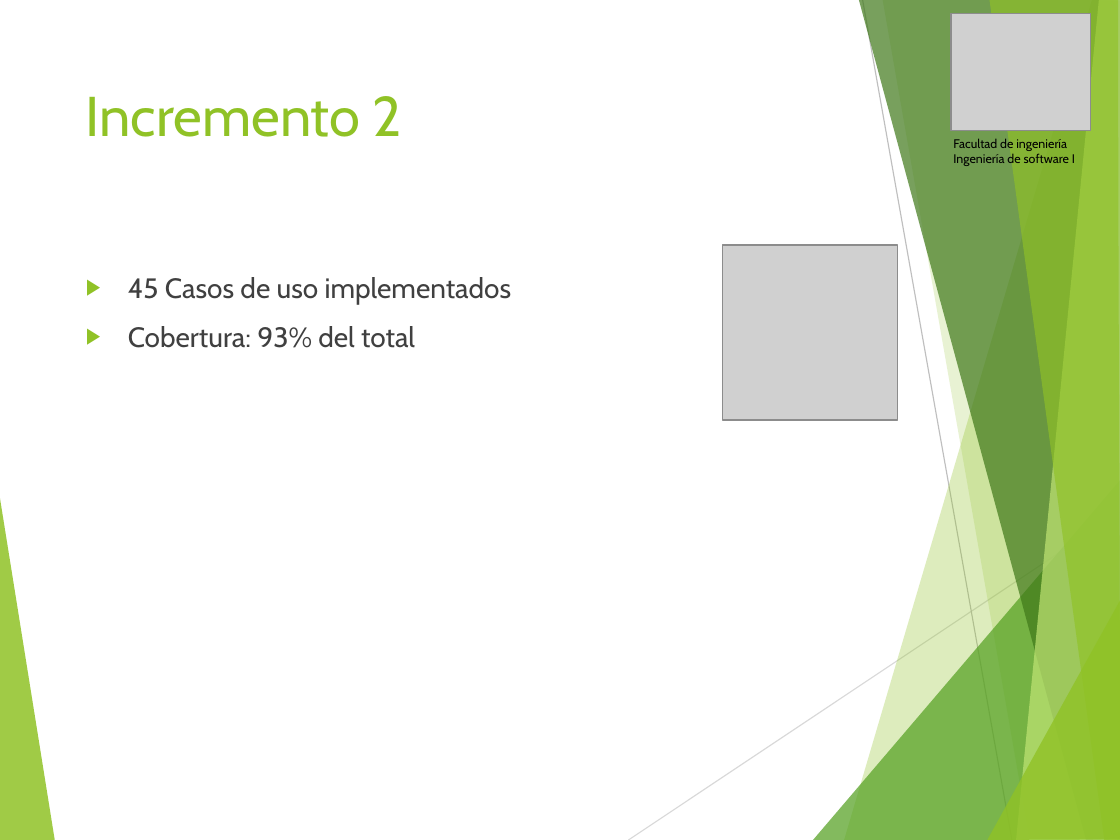
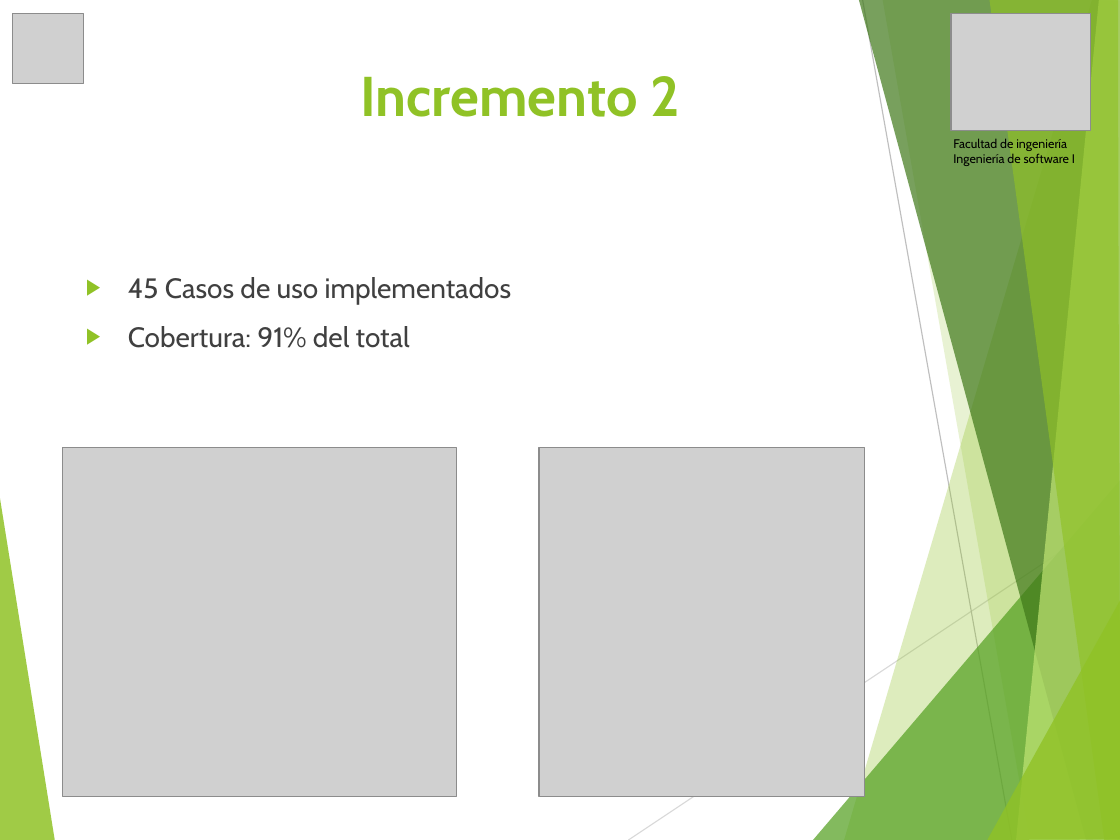
Before and after one commit to vixo23/ING-DE-SOFTWARE, a slide deck: slide 4 of INCREMENTO2/PPTS/PPt Segundo incremento scrum++.pptx. Drawn at 1120x840 pixels with LibreOffice and Linux fonts; fonts in the diff are those of the drawing; grey boxes stand for pictures. Boxes give left, top, right and bottom in pixels: in the first picture for what was removed or moved away, otherwise in the second. Text is boxed around its words. In the diff, an @@ line names an element or a change of style, - is before the commit and + after.

```diff
--- a/INCREMENTO2/PPTS/PPt Segundo incremento scrum++.pptx
+++ b/INCREMENTO2/PPTS/PPt Segundo incremento scrum++.pptx
@@ picture: place and size @@
-picture at bbox=[722, 245, 897, 420]
+picture at bbox=[12, 13, 83, 84]
@@ title "Incremento 2": place and size @@
-title "Incremento 2" at bbox=[86, 96, 402, 137]
+title "Incremento 2" at bbox=[360, 76, 680, 117]
@@ title "Incremento 2" at bbox=[360, 76, 680, 117]: bold on @@
@@ text at bbox=[128, 326, 410, 348]: text changed @@
-▶ Cobertura: 93% del total
+▶ Cobertura: 91% del total
@@ picture added at bbox=[63, 448, 457, 796] @@
@@ picture added at bbox=[539, 448, 864, 796] @@
```
Also in this commit, not shown: 9 other slides changed, 1 slide added, 1 slide removed, 2 other files.
